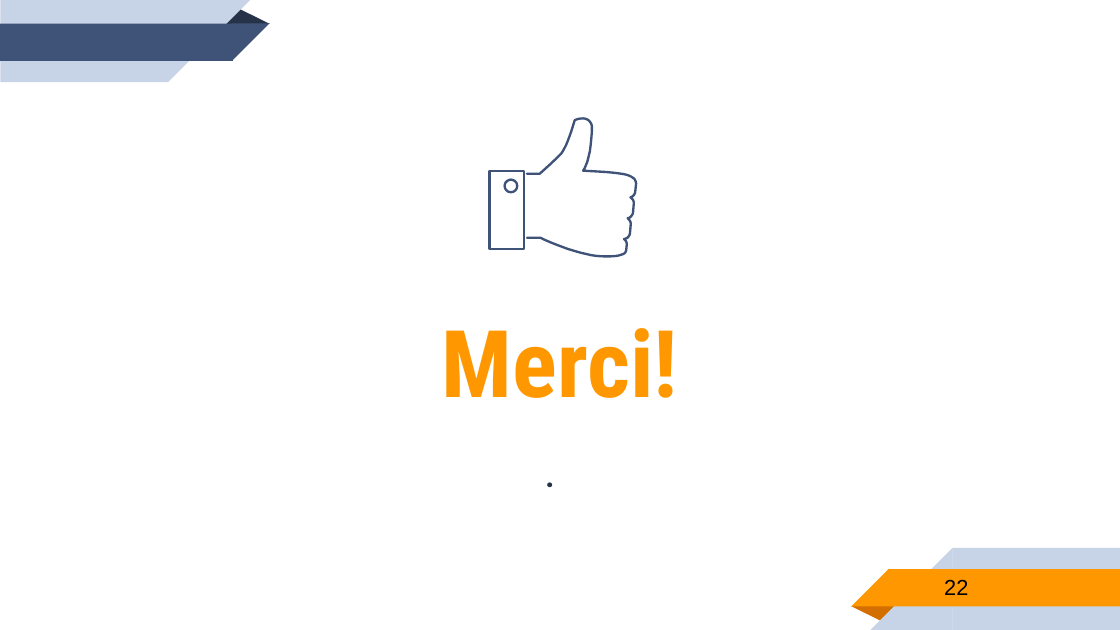
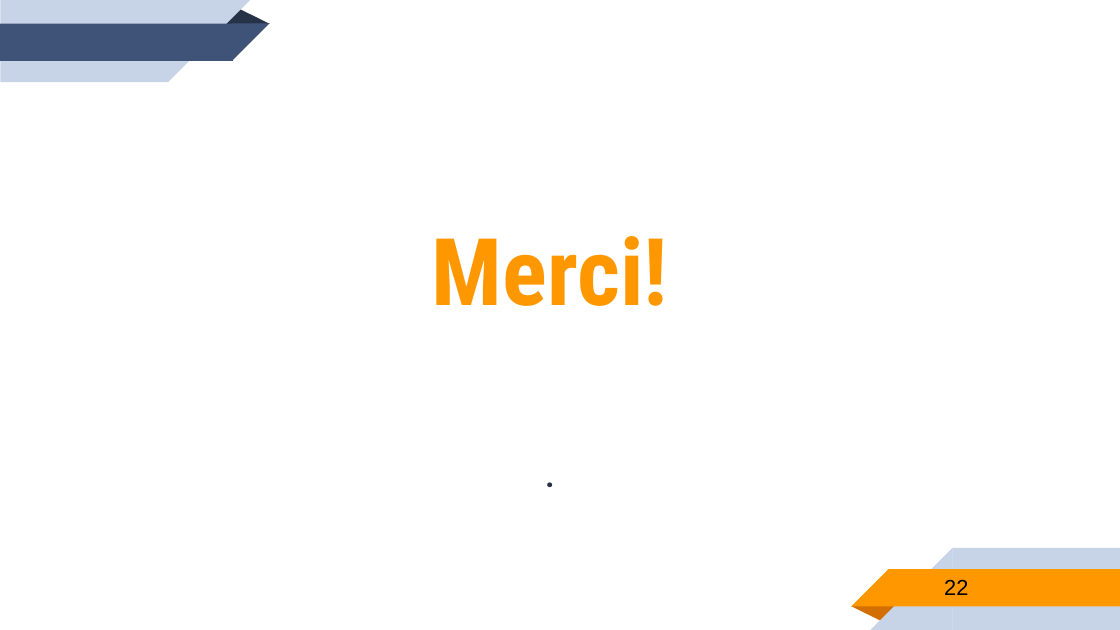
Before and after one commit to RaymondBirame/Pattern_Command, a slide deck: slide 22 of DP_Command.pptm. Drawn at 1120x630 pixels with LibreOffice and Linux fonts; fonts in the diff are those of the drawing. Boxes give left, top, right and bottom in pixels: in the first picture for what was removed or moved away, otherwise in the second. Text is boxed around its words. In the diff, an @@ line names an element or a change of style, - is before the commit and + after.

```diff
--- a/DP_Command.pptm
+++ b/DP_Command.pptm
@@ freeform shape removed at bbox=[528, 119, 636, 256] @@
@@ freeform shape removed at bbox=[489, 170, 524, 249] @@
@@ title "Merci!": place and size @@
-title "Merci!" at bbox=[442, 328, 678, 398]
+title "Merci!" at bbox=[432, 236, 668, 306]
```
Also in this commit, not shown: 5 other slides changed.
